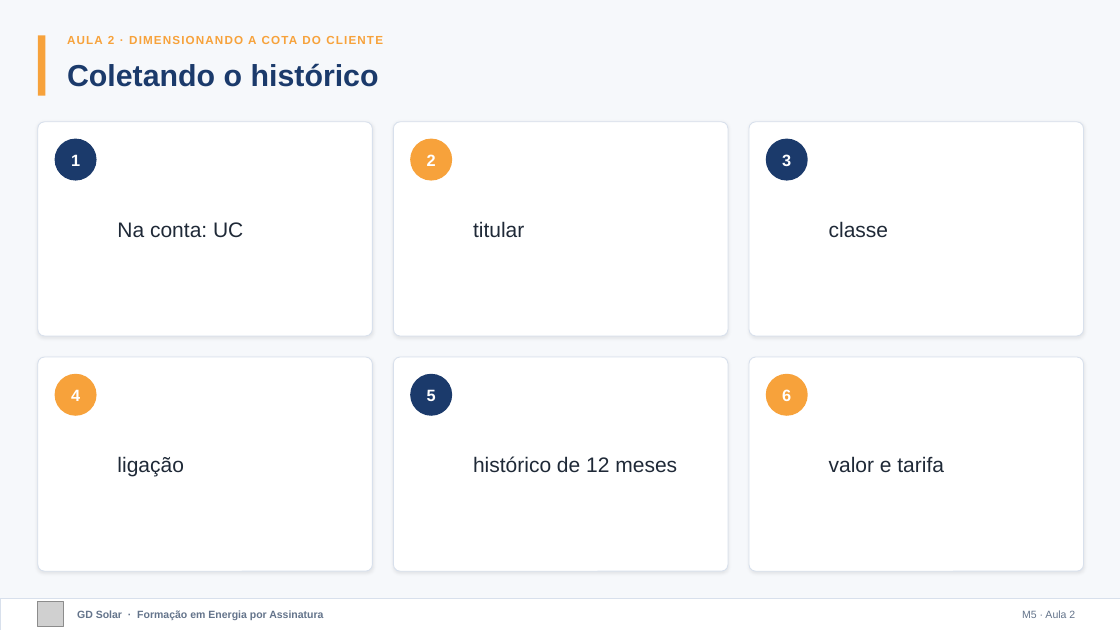
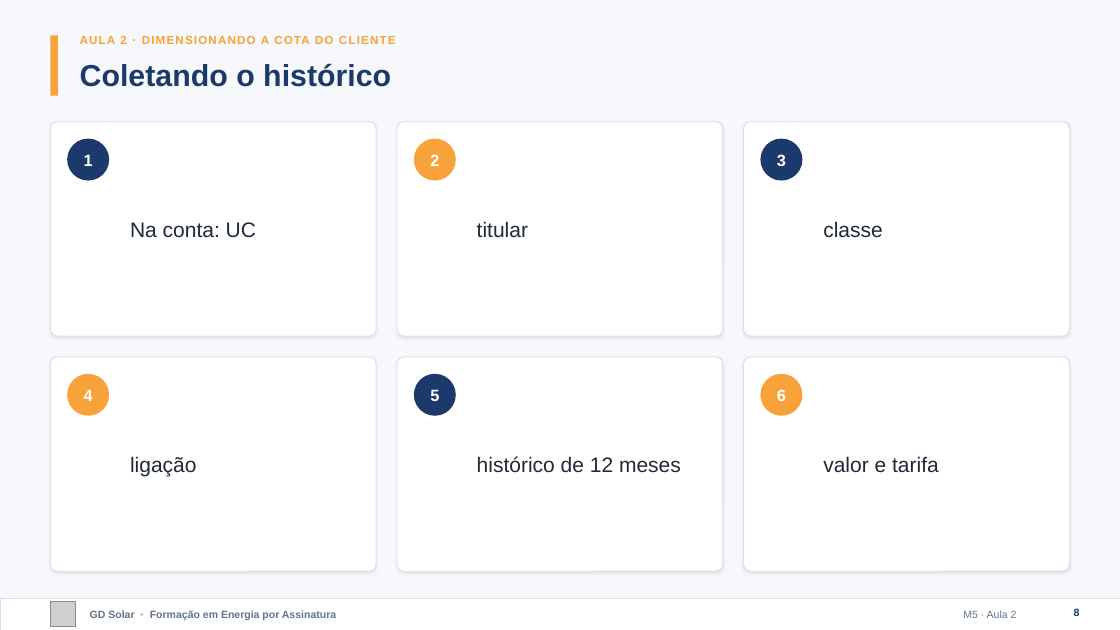
Before and after one commit to marcelo-braga-dev/casaverde, a slide deck: slide 8 of docs/curso/slides/m05-comercial.pptx. Drawn at 1120x630 pixels with LibreOffice and Linux fonts; fonts in the diff are those of the drawing; grey boxes stand for pictures. Boxes give left, top, right and bottom in pixels: in the first picture for what was removed or moved away, otherwise in the second. Text is boxed around its words. In the diff, an @@ line names an element or a change of style, - is before the commit and + after.

```diff
--- a/docs/curso/slides/m05-comercial.pptx
+++ b/docs/curso/slides/m05-comercial.pptx
@@ text "Coletando o histórico": place and size @@
-text "Coletando o histórico" at [67, 63, 379, 87]
+text "Coletando o histórico" at [80, 63, 391, 87]
@@ rounded rectangle: place and size @@
-rounded rectangle at [38, 122, 372, 336]
+rounded rectangle at [50, 122, 376, 336]
@@ text "Na conta: UC": place and size @@
-text "Na conta: UC" at [117, 222, 243, 238]
+text "Na conta: UC" at [130, 222, 256, 237]
@@ rounded rectangle: place and size @@
-rounded rectangle at [393, 122, 728, 336]
+rounded rectangle at [397, 122, 723, 336]
@@ ellipse: place and size @@
-ellipse at [410, 139, 452, 181]
+ellipse at [414, 139, 456, 181]
@@ text "titular": place and size @@
-text "titular" at [473, 221, 524, 237]
+text "titular" at [477, 221, 528, 237]
@@ rounded rectangle: place and size @@
-rounded rectangle at [749, 122, 1084, 336]
+rounded rectangle at [744, 122, 1070, 336]
@@ text "classe": place and size @@
-text "classe" at [829, 221, 888, 237]
+text "classe" at [823, 221, 882, 237]
@@ rounded rectangle: place and size @@
-rounded rectangle at [38, 357, 372, 571]
+rounded rectangle at [50, 357, 376, 571]
@@ rounded rectangle: place and size @@
-rounded rectangle at [393, 357, 728, 571]
+rounded rectangle at [397, 357, 723, 571]
@@ rounded rectangle: place and size @@
-rounded rectangle at [749, 357, 1084, 571]
+rounded rectangle at [744, 357, 1070, 571]
@@ 3 texts, 2 ellipses, 1 picture, 1 rectangle: place and size @@
-3 texts, 2 ellipses, 1 picture, 1 rectangle at [38, 35, 383, 627]
+3 texts, 2 ellipses, 1 picture, 1 rectangle at [50, 35, 396, 627]
@@ text "ligação": place and size @@
-text "ligação" at [117, 456, 184, 477]
+text "ligação" at [130, 456, 197, 477]
@@ ellipse: place and size @@
-ellipse at [410, 374, 452, 416]
+ellipse at [414, 374, 456, 416]
@@ text "histórico de 12 meses": place and size @@
-text "histórico de 12 meses" at [473, 456, 677, 473]
+text "histórico de 12 meses" at [477, 456, 681, 473]
@@ 2 texts, 2 ellipses: place and size @@
-2 texts, 2 ellipses at [766, 139, 808, 416]
+2 texts, 2 ellipses at [760, 139, 802, 416]
@@ text "valor e tarifa": place and size @@
-text "valor e tarifa" at [829, 456, 944, 473]
+text "valor e tarifa" at [823, 456, 939, 472]
@@ text "GD Solar · Formação em ...": place and size @@
-text "GD Solar · Formação em ..." at [77, 610, 323, 620]
+text "GD Solar · Formação em ..." at [90, 610, 336, 620]
@@ text "M5 · Aula 2": place and size @@
-text "M5 · Aula 2" at [1022, 610, 1075, 618]
+text "M5 · Aula 2" at [963, 610, 1017, 618]
@@ page number added at [1074, 608, 1080, 619], 9 pt, text #1B3A6B, bold @@
+8
```
Also in this commit, not shown: 31 other slides changed, 13 other files.
